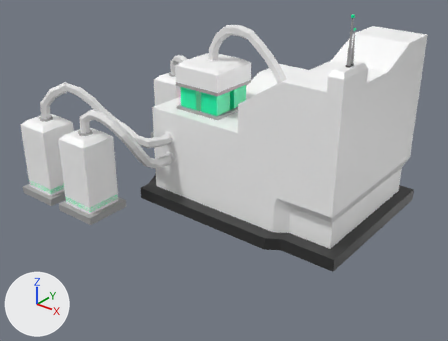
Renders of the FBX model Assets/Models/Structures/Carbon_Compressor.fbx from each side of a commit.
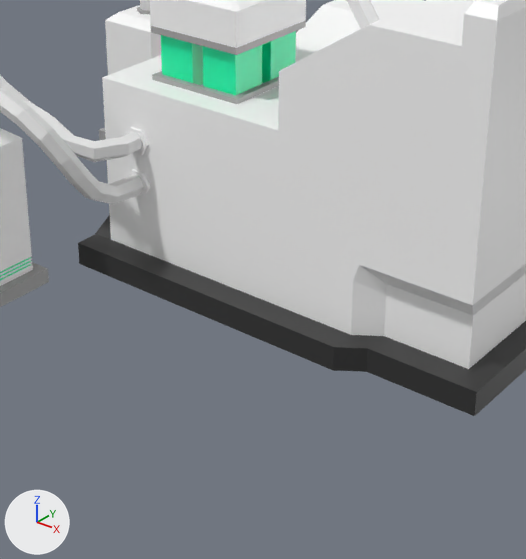
There are two pictures of each version: one whole from a 50 mm lens placed at (8.53, -12.93, 6.55), pointed at (-0.49, -1.66, -0.43), one close up on the part from 23% to 80% of the width and 20% to 100% of the height. Lighting does not change. The marker at lower left points along +X, +Y and +Z. Where no turn or scale is listed for an object, it has been applied to the vertices.

Names of what the first close-up shows: 'Cable.008', 'Cable.009', 'Carbon_Compressor', 'Generator_Top', 'Key_Item_Slot.008', 'Key_Item_Slot.009'.
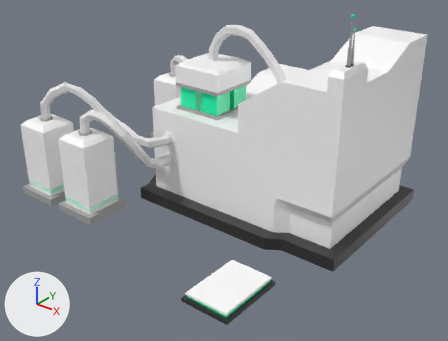
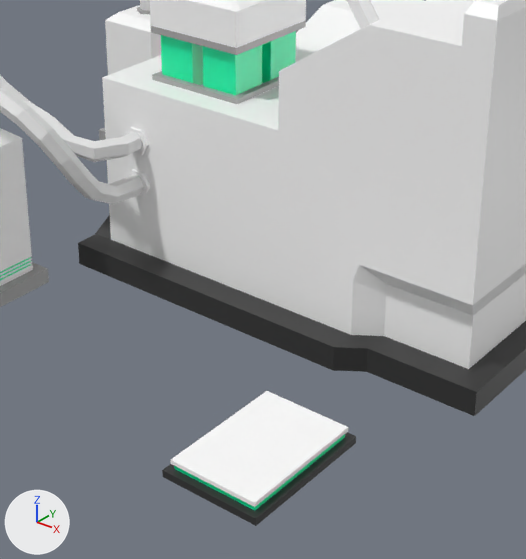
Location of each change, (x1, y1, x2, y2) in pixels of the close-ups (526 x 559 px):
'Conversion_Items_Plate', added
    after: (162, 391, 356, 526)
    faces in mat_tt_color_00 (white #ffffff): (171, 391, 349, 507)
    faces in mat_tt_color_03 (black #333333): (162, 433, 356, 526)
    faces in mat_tt_color_01 (green #00ffb0): (174, 434, 345, 510)

The change, as a diff of the scene's bpy script:
```diff
--- a/Assets/Models/Structures/Carbon_Compressor.fbx.py
+++ b/Assets/Models/Structures/Carbon_Compressor.fbx.py
@@ me_conversion_items_plate @@
+me_conversion_items_plate.from_pydata(...)  # 44 vertices, 42 faces; spans x -0.61..0.61, y -0.86..0.86, z -0.08..0.13
+# faces by material slot: [9, 4, 29]
+me_conversion_items_plate.materials.append(mat_tt_color_00)  # white #ffffff
+me_conversion_items_plate.materials.append(mat_tt_color_01)  # green #00ffb0
+me_conversion_items_plate.materials.append(mat_tt_color_03)  # black #333333
@@ ob_conversion_items_plate @@
+ob_conversion_items_plate = bpy.data.objects.new('Conversion_Items_Plate', me_conversion_items_plate)
+ob_conversion_items_plate.location = (1.78, -4.31, -1.61)
```
